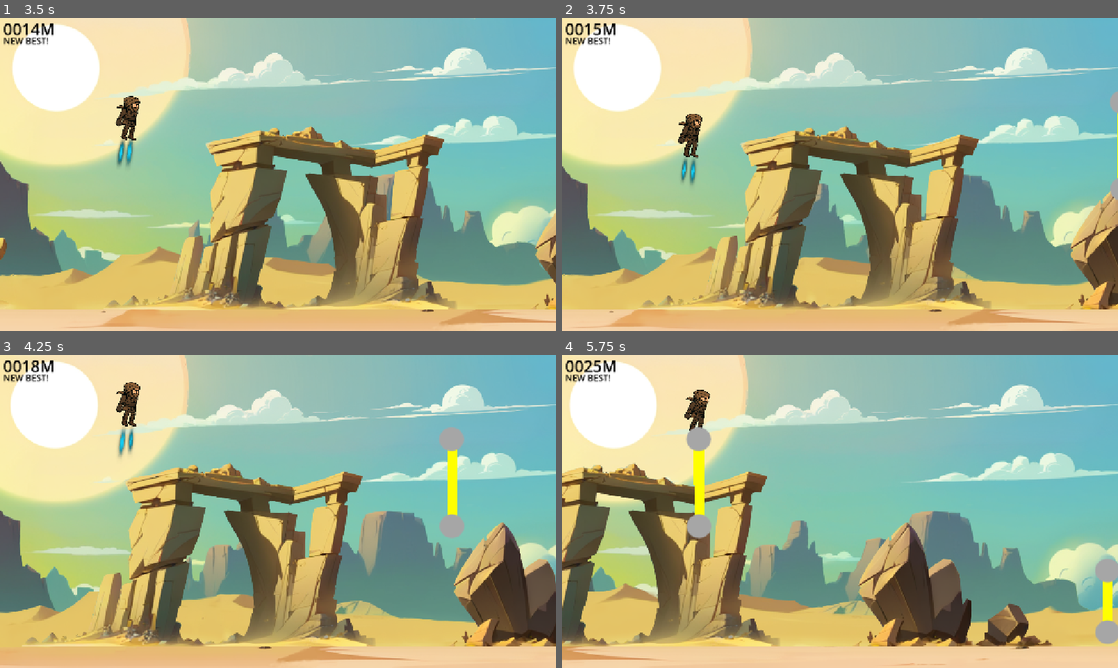
Above: before the commit, frames 1-4 (two rows, left to right).
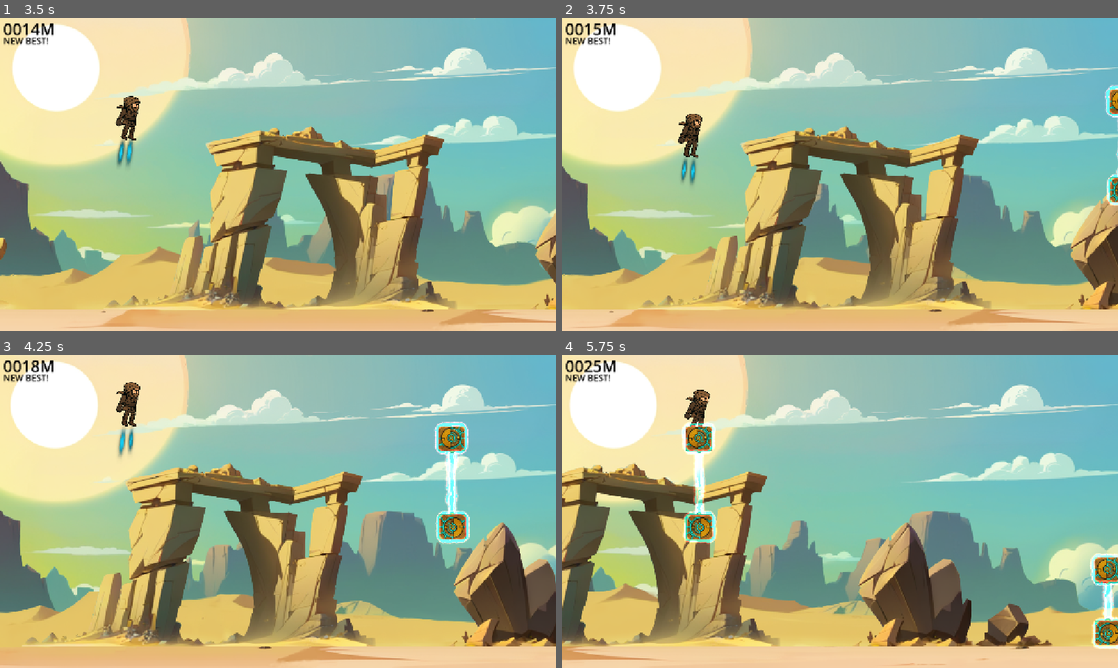
Above: after the commit, the same moments.

Repository: snowfrogdev/jetpack-joyride-clone
Game: Godot game, scene res://main.tscn
Same seed, same stepped clock (60 frames per second), same inputs: the game is played once before the commit and once after it.
Inputs:
- Up to frame 1 (3.5 s): tap Enter (ui_accept) at 0.5, 0.77, 1.52, 3.02 s; hold Space (Boost) 0.53-1.28 s; tap Space (Boost) at 1.35, 2.85 s; hold Space (Boost) 2.03-2.78 s
- Up to frame 2 (3.75 s): hold Space (Boost) from 3.53 s (still down)
- Up to frame 3 (4.25 s): keep holding Space (Boost); tap Enter (ui_accept) at 3.77 s
- Up to frame 4 (5.75 s): release Space (Boost) at 4.28 s; tap Space (Boost) at 4.35 s; tap Enter (ui_accept) at 4.52 s; hold Space (Boost) from 5.03 s (still down)

Frame 1 is identical in both runs. In frame 2, 0.4% of the frame differs, in the area x 97-100%, y 21-60%; in frame 3, 1.6%; in frame 4, 2.7%, in the area x 21-100%, y 21-94%.

Commit message:
Add suncore relay assets and shaders; refactor sun core relays logic and scene structure

Diff:
--- /dev/null
+++ b/hazards/sun_core_beam.gdshader
@@ -0,0 +1,113 @@
+/*
+Shader from Godot Shaders - the free shader library.
+godotshaders.com/shader/energy-beams
+
+This shader is under CC0 license. Feel free to use, improve and
+change this shader according to your needs and consider sharing
+the modified result to godotshaders.com.
+*/
+
+shader_type canvas_item;
+render_mode blend_add; // Remove this if you want to use HDR glow instead (use "Glow" and "Outline Glow" sliders)
+
+uniform int beams = 2; // How many beams the energy field should have
+
+uniform float energy = 3.0; // How much the beams will travel up and down
+uniform int roughness : hint_range(1, 10) = 3; // How compact the noise texture will be
+uniform int frequency = 10; // Amount of "ripples" in the beams
+
+uniform float speed = 1.0; // Animation speed
+uniform float thickness : hint_range(0.0, 0.1) = 0.006; // Thickness of the main beam
+uniform float outline_thickness : hint_range(0.0, 0.1) = 0.03; //Thickness of the outline color
+uniform float beam_difference : hint_range(0.0, 1.0) = 0.0; // The thickness difference between the main beam and the other, if there are more than one beam. The closer to 1 the smaller the thickness difference.
+
+uniform float glow : hint_range(0.0, 3.0) = 0.0; // Use together with WorldEnvironment's Glow feature
+uniform float outline_glow : hint_range(0.0, 3.0) = 0.0;
+
+uniform vec4 color : source_color = vec4(0.91, 1.0, 1.0, 1.0);
+uniform vec4 outline_color : source_color = vec4(0.5, 1.0, 0.96, 1.0);
+
+uniform float progress : hint_range(0.0, 1.0) = 1.0;
+
+uniform float y_offset : hint_range (-0.5, 0.5) = 0.0; // Position of the beam
+uniform float fixed_edge_size : hint_range(0.0, 0.5) = 0.05; // How close to the edge should the beam be still before the animatino starts
+uniform vec2 noise_scale = vec2(1.0); // If the object (for example the ColorRect or Sprite node) is compressed use this to compensate for the noise texture being compressed.
+
+float random(vec2 uv) {
+    return fract(sin(dot(uv.xy,
+        vec2(12.9898,78.233))) *
+            43758.5453123);
+}
+
+float noise(vec2 uv) {
+    vec2 uv_index = floor(uv);
+    vec2 uv_fract = fract(uv);
+
+    // Four corners in 2D of a tile
+    float a = random(uv_index);
+    float b = random(uv_index + vec2(1.0, 0.0));
+    float c = random(uv_index + vec2(0.0, 1.0));
+    float d = random(uv_index + vec2(1.0, 1.0));
+
+    vec2 blur = smoothstep(0.0, 1.0, uv_fract);
+
+    return mix(a, b, blur.x) +
+            (c - a) * blur.y * (1.0 - blur.x) +
+            (d - b) * blur.x * blur.y;
+}
+
+float fbm(vec2 uv, float time) {
+    int octaves = roughness;
+    float amp = 0.01 * energy * progress;
+    float freq = float(frequency);
+	float value = 0.0;
+
+    for(int i = 0; i < octaves; i++) {
+        value += amp * noise(freq * vec2(uv.x, uv.y + time));
+        amp *= 0.5;
+        freq *= 2.0;
+    }
+    return value;
+}
+
+vec4 difference(vec4 base, vec4 blend){
+	return abs(base - blend);
+}
+
+vec4 bolt(vec2 uv, float time, float i)
+{
+	// Setup the beam locking to the edges.
+	float falloff = smoothstep(0.0, fixed_edge_size, uv.x) * smoothstep(0.0, fixed_edge_size, 1.0 - uv.x);
+
+	// Use Fractal Brownian Motion to create a "cloud texture" and use Difference blend mode to make the beam
+	vec4 clouds = vec4(fbm((uv + vec2(i) ) * noise_scale, time * speed)) * falloff;
+	vec4 diff_clouds = difference(clouds, vec4(uv.y - 0.5 + y_offset + (uv.y * falloff * 0.02 * energy * progress)));
+
+	// Create a new noise to mask the beams on low "progress" values. To make a "turn-off" effect more visually interesting.
+	vec4 clouds2 = vec4(fbm((uv * 2.0) * noise_scale, time * 1.)) * 5.0;
+	diff_clouds += smoothstep(0.0, 0.8, clouds2) * 0.1 * (1.-progress);
+
+	// Set thickness of the beams. First beam is the Thickness size and all following beams are sized with beam_difference
+	float thickness2 =  1. - ( thickness / (min(i + beam_difference, 1.0) + (1.0-beam_difference))) * progress ;
+	vec4 beam = clamp(smoothstep(thickness2, thickness2 + 0.005 * progress, 1.0 - diff_clouds), vec4(0.0), vec4(1.0));
+
+	//Set the beam outlines
+	vec4 beam_outline;
+	float outline = thickness2 - (outline_thickness * progress);
+	beam_outline = clamp(smoothstep(outline, outline + 0.04, 1.0 - diff_clouds), 0.0, 1.0);
+	beam_outline = clamp(beam_outline - beam, 0.0, 1.0);
+
+	// Merge the beam and the outline and return to the fragment function
+	return (beam * (color + vec4(glow, glow, glow, 0.))) + (beam_outline * (outline_color + vec4(outline_glow, outline_glow, outline_glow, 0.)));
+}
+
+void fragment()
+{
+	vec4 beam = vec4(0.0);
+
+	for (int i = 0; i < beams; i++){
+		beam = max(beam, bolt(UV, TIME, float(i)));
+	}
+
+	COLOR = beam;
+}
--- a/hazards/sun_core_relays.gd
+++ b/hazards/sun_core_relays.gd
@@ -16,10 +16,10 @@
 
 func _process(_delta):
   if Engine.is_editor_hint():
-    beam_path.width = beam_width
     center_self()
 
   update_beam_transform()
+  update_node_rotations()
 
 func center_self():
   if not (start_node and end_node):
@@ -48,14 +48,59 @@
   var center = start_pos + dir / 2.0
   var angle = dir.angle()
 
-  # Check if the shape is valid before modifying it
+  # Update collision shape
   assert(beam_collision_shape.shape and beam_collision_shape.shape is RectangleShape2D, "Beam shape is not a RectangleShape2D or is invalid.")
   var shape = beam_collision_shape.shape as RectangleShape2D
-  shape.size = Vector2(length, beam_width) # Use the editable beam width
+  shape.size = Vector2(length + 50, beam_width)
   beam_collision_shape.position = center
   beam_collision_shape.rotation = angle
 
-  # Update the beam line points
-  beam_path.clear_points()
-  beam_path.add_point(start_node.position)
-  beam_path.add_point(end_node.position)
+  # Reset the beam's transform so we can work with local coordinates
+  beam_path.scale = Vector2(1, 1) # Reset scale to apply it correctly later
+  beam_path.rotation = 0
+  beam_path.position = Vector2.ZERO
+
+  # Calculate half width for the beam
+  var half_width = beam_width / 2.0
+
+  # Create a rectangle aligned with the x-axis
+  var points = PackedVector2Array([
+    Vector2(-length / 2, -half_width), # Top left
+    Vector2(length / 2, -half_width), # Top right
+    Vector2(length / 2, half_width), # Bottom right
+    Vector2(-length / 2, half_width) # Bottom left
+  ])
+
+  # Set the polygon points
+  beam_path.polygon = points
+
+  # Position and rotate the beam properly
+  beam_path.position = center
+  beam_path.rotation = angle
+
+  # Re-apply the vertical scale that was in the original scene
+  beam_path.scale.y = 10.25
+
+  # Update UVs to maintain proper texture mapping
+  var uvs = PackedVector2Array([
+    Vector2(0, 0), # Top left
+    Vector2(1, 0), # Top right
+    Vector2(1, 1), # Bottom right
+    Vector2(0, 1) # Bottom left
+  ])
+  beam_path.uv = uvs
+
+func update_node_rotations():
+  if not (start_node and end_node):
+    return
+
+  # Calculate direction vectors
+  var beam_direction = end_node.position - start_node.position
+
+  # Rotate start node to face toward the end node
+  # The -PI/2 offset is to account for the original sprite orientation
+  start_node.rotation = beam_direction.angle() - PI / 2
+
+  # Rotate end node to face toward the start node (opposite direction)
+  # The PI/2 offset is to account for the original sprite orientation
+  end_node.rotation = beam_direction.angle() + PI / 2
--- /dev/null
+++ b/hazards/sun_core_relays.gdshader
@@ -0,0 +1,116 @@
+shader_type canvas_item;
+render_mode blend_add;
+
+uniform float padding_left = 0.05;
+uniform float padding_right = 0.05;
+uniform float padding_top = 0.05;
+uniform float padding_bottom = 0.05;
+uniform float corner_radius = 0.05;
+
+uniform float energy = 3.0;
+uniform int roughness : hint_range(1, 10) = 3;
+uniform int frequency = 10;
+
+uniform float speed = 1.0;
+uniform float thickness : hint_range(0.0, 0.1) = 0.006;
+uniform float outline_thickness : hint_range(0.0, 0.1) = 0.03;
+uniform float glow : hint_range(0.0, 3.0) = 0.0;
+uniform float outline_glow : hint_range(0.0, 3.0) = 0.0;
+
+uniform vec4 color : source_color = vec4(0.91, 1.0, 1.0, 1.0);
+uniform vec4 outline_color : source_color = vec4(0.5, 1.0, 0.96, 1.0);
+uniform float progress : hint_range(0.0, 1.0) = 1.0;
+
+uniform vec2 noise_scale = vec2(1.0);
+
+float random(vec2 uv) {
+    return fract(sin(dot(uv.xy, vec2(12.9898,78.233))) * 43758.5453123);
+}
+
+float noise(vec2 uv) {
+    vec2 uv_index = floor(uv);
+    vec2 uv_fract = fract(uv);
+    float a = random(uv_index);
+    float b = random(uv_index + vec2(1.0, 0.0));
+    float c = random(uv_index + vec2(0.0, 1.0));
+    float d = random(uv_index + vec2(1.0, 1.0));
+    vec2 blur = smoothstep(0.0, 1.0, uv_fract);
+    return mix(a, b, blur.x) + (c - a) * blur.y * (1.0 - blur.x) + (d - b) * blur.x * blur.y;
+}
+
+float fbm(float t, float time) {
+    int octaves = roughness;
+    float amp = 0.01 * energy * progress;
+    float freq = float(frequency);
+    float value = 0.0;
+    for (int i = 0; i < octaves; i++) {
+        value += amp * noise(vec2(t * freq, time * freq));
+        amp *= 0.5;
+        freq *= 2.0;
+    }
+    return value;
+}
+
+float sdRoundRect(vec2 p, vec2 b, float r) {
+    vec2 q = abs(p) - b + vec2(r);
+    return length(max(q,0.0)) + min(max(q.x,q.y),0.0) - r;
+}
+
+// Given uv in 0..1, map to rectangle
+void compute_distance_and_progress(vec2 uv, out float distance, out float t) {
+    float l = padding_left;
+    float r = 1.0 - padding_right;
+    float b = padding_bottom;
+    float t_top = 1.0 - padding_top;
+
+    vec2 rect_center = vec2((l + r) * 0.5, (b + t_top) * 0.5);
+    vec2 half_size = vec2((r - l) * 0.5, (t_top - b) * 0.5);
+
+    vec2 local = uv - rect_center;
+
+    // Signed distance
+    distance = sdRoundRect(local, half_size, corner_radius);
+
+    // Compute progress along path
+    float angle = atan(local.y, local.x);
+    float norm_x = clamp((uv.x - l) / (r - l), 0.0, 1.0);
+    float norm_y = clamp((uv.y - b) / (t_top - b), 0.0, 1.0);
+
+    if (abs(local.y) >= half_size.y && abs(local.x) <= half_size.x) {
+        // Top or bottom edge
+        t = (uv.x - l) / (r - l);
+        if (local.y < 0.0) t = 0.5 + (1.0 - t);
+    }
+    else if (abs(local.x) >= half_size.x && abs(local.y) <= half_size.y) {
+        // Left or right edge
+        t = (uv.y - b) / (t_top - b);
+        if (local.x < 0.0) t = 0.75 + (1.0 - t);
+        else t = 0.25 + t;
+    }
+    else {
+        // Corner → estimate t using angle
+        t = (angle + 3.14159265) / (2.0 * 3.14159265);
+    }
+}
+
+vec4 compute_beam(float diff, float thickness2) {
+    float beam = clamp(smoothstep(thickness2, thickness2 + 0.005 * progress, 1.0 - diff), 0.0, 1.0);
+    float outline = thickness2 - outline_thickness;
+    float beam_outline = clamp(smoothstep(outline, outline + 0.04, 1.0 - diff), 0.0, 1.0);
+    beam_outline = clamp(beam_outline - beam, 0.0, 1.0);
+    return (beam * (color + vec4(glow))) + (beam_outline * (outline_color + vec4(outline_glow)));
+}
+
+void fragment() {
+    float distance_to_path;
+    float progress_along_path;
+
+    compute_distance_and_progress(UV, distance_to_path, progress_along_path);
+
+    float n = fbm(progress_along_path, TIME * speed);
+    float diff = abs(distance_to_path - n);
+
+    float thickness2 = 1.0 - thickness;
+
+    COLOR = compute_beam(diff, thickness2);
+}
--- a/hazards/sun_core_relays.tscn
+++ b/hazards/sun_core_relays.tscn
@@ -1,41 +1,102 @@
-[gd_scene load_steps=4 format=3 uid="uid://bofack50w2ncn"]
+[gd_scene load_steps=10 format=3 uid="uid://bofack50w2ncn"]
 
-[ext_resource type="Texture2D" uid="uid://bp65ekimrswq3" path="res://assets/relay_placeholder.png" id="1_4qw7h"]
 [ext_resource type="Script" uid="uid://bbshymeemmvwh" path="res://hazards/sun_core_relays.gd" id="1_pcxc2"]
+[ext_resource type="Texture2D" uid="uid://bgxaicew036cs" path="res://assets/suncore_relay.png" id="2_4tqej"]
+[ext_resource type="Shader" uid="uid://dhjauhskmx7c0" path="res://hazards/sun_core_beam.gdshader" id="2_h3245"]
+[ext_resource type="Shader" uid="uid://cigbbue3j7u24" path="res://hazards/sun_core_relays.gdshader" id="3_vgy54"]
 
-[sub_resource type="RectangleShape2D" id="RectangleShape2D_4tqej"]
-size = Vector2(240, 24)
+[sub_resource type="ShaderMaterial" id="ShaderMaterial_h3245"]
+shader = ExtResource("2_h3245")
+shader_parameter/beams = 3
+shader_parameter/energy = 3.0
+shader_parameter/roughness = 10
+shader_parameter/frequency = 10
+shader_parameter/speed = 0.765
+shader_parameter/thickness = 0.044
+shader_parameter/outline_thickness = 0.026
+shader_parameter/beam_difference = 0.06
+shader_parameter/glow = 0.0
+shader_parameter/outline_glow = 0.0
+shader_parameter/color = Color(0, 0.61, 0.538833, 1)
+shader_parameter/outline_color = Color(0.95, 0.2565, 0.2565, 1)
+shader_parameter/progress = 1.0
+shader_parameter/y_offset = 0.0
+shader_parameter/fixed_edge_size = 0.05
+shader_parameter/noise_scale = Vector2(1, 1)
+
+[sub_resource type="PlaceholderTexture2D" id="PlaceholderTexture2D_h3245"]
+
+[sub_resource type="ShaderMaterial" id="ShaderMaterial_vgy54"]
+shader = ExtResource("3_vgy54")
+shader_parameter/padding_left = 0.27
+shader_parameter/padding_right = 0.27
+shader_parameter/padding_top = 0.28
+shader_parameter/padding_bottom = 0.28
+shader_parameter/corner_radius = 0.1
+shader_parameter/energy = 2.0
+shader_parameter/roughness = 10
+shader_parameter/frequency = 10
+shader_parameter/speed = 0.765
+shader_parameter/thickness = 0.026
+shader_parameter/outline_thickness = 0.033
+shader_parameter/glow = 0.0
+shader_parameter/outline_glow = 0.0
+shader_parameter/color = Color(0, 0.611765, 0.537255, 1)
+shader_parameter/outline_color = Color(0.94902, 0.254902, 0.254902, 1)
+shader_parameter/progress = 1.0
+shader_parameter/noise_scale = Vector2(1, 1)
+
+[sub_resource type="PlaceholderTexture2D" id="PlaceholderTexture2D_me3o8"]
+
+[sub_resource type="RectangleShape2D" id="RectangleShape2D_me3o8"]
+size = Vector2(290, 24)
 
 [node name="SunCoreRelays" type="Node2D" groups=["hazard"]]
 script = ExtResource("1_pcxc2")
 beam_width = 24.0
 
-[node name="Beam" type="Line2D" parent="."]
-points = PackedVector2Array(-120, 0, 120, 0)
-width = 24.0
-default_color = Color(1, 1, 0, 1)
-metadata/_edit_lock_ = true
+[node name="Beam" type="Polygon2D" parent="."]
+material = SubResource("ShaderMaterial_h3245")
+scale = Vector2(1, 10.25)
+texture = SubResource("PlaceholderTexture2D_h3245")
+polygon = PackedVector2Array(-120, -12, 120, -12, 120, 12, -120, 12)
+uv = PackedVector2Array(0, 0, 1, 0, 1, 1, 0, 1)
 
 [node name="StartNode" type="Node2D" parent="."]
 position = Vector2(-120, 0)
+rotation = -1.5708
 metadata/_edit_group_ = true
 
 [node name="Sprite2D" type="Sprite2D" parent="StartNode"]
-texture = ExtResource("1_4qw7h")
-metadata/_edit_lock_ = true
+texture = ExtResource("2_4tqej")
+
+[node name="Beams" type="Polygon2D" parent="StartNode"]
+material = SubResource("ShaderMaterial_vgy54")
+position = Vector2(-1, -2)
+texture = SubResource("PlaceholderTexture2D_me3o8")
+polygon = PackedVector2Array(64, -64, 64, 64, -64, 64, -64, -64)
+uv = PackedVector2Array(0.98425, 0.0198125, 0.985452, 0.985168, 0.0155001, 0.98175, 0.0167022, 0.016418)
 
 [node name="EndNode" type="Node2D" parent="."]
 position = Vector2(120, 0)
+rotation = 1.5708
 metadata/_edit_group_ = true
 
 [node name="Sprite2D" type="Sprite2D" parent="EndNode"]
-texture = ExtResource("1_4qw7h")
-metadata/_edit_lock_ = true
+texture = ExtResource("2_4tqej")
+
+[node name="Beams" type="Polygon2D" parent="EndNode"]
+material = SubResource("ShaderMaterial_vgy54")
+position = Vector2(-1, -2)
+texture = SubResource("PlaceholderTexture2D_me3o8")
+polygon = PackedVector2Array(64, -64, 64, 64, -64, 64, -64, -64)
+uv = PackedVector2Array(0.98425, 0.0198125, 0.985452, 0.985168, 0.0155001, 0.98175, 0.0167022, 0.016418)
 
 [node name="Collider" type="Area2D" parent="."]
+visible = false
 collision_layer = 2
 metadata/_edit_lock_ = true
 
 [node name="CollisionShape2D" type="CollisionShape2D" parent="Collider" groups=["hazard"]]
-shape = SubResource("RectangleShape2D_4tqej")
+shape = SubResource("RectangleShape2D_me3o8")
 metadata/_edit_lock_ = true
--- a/segments/segment_00.tscn
+++ b/segments/segment_00.tscn
@@ -3,7 +3,7 @@
 [ext_resource type="PackedScene" uid="uid://cypn3paix6woh" path="res://segments/base_segment.tscn" id="1_lpegg"]
 
 [sub_resource type="RectangleShape2D" id="RectangleShape2D_lpegg"]
-size = Vector2(200.625, 24)
+size = Vector2(250.626, 24)
 
 [node name="Segment00" instance=ExtResource("1_lpegg")]
 
@@ -14,13 +14,16 @@
 position = Vector2(3737.94, 398.313)
 
 [node name="Beam" parent="SunCoreRelays" index="0"]
-points = PackedVector2Array(-0.0625, 100.313, 0.0625, -100.313)
+rotation = -1.57017
+polygon = PackedVector2Array(-100.313, -12, 100.313, -12, 100.313, 12, -100.313, 12)
 
 [node name="StartNode" parent="SunCoreRelays" index="1"]
 position = Vector2(-0.0625, 100.313)
+rotation = -3.14097
 
 [node name="EndNode" parent="SunCoreRelays" index="2"]
 position = Vector2(0.0625, -100.313)
+rotation = 0.000623063
 
 [node name="CollisionShape2D" parent="SunCoreRelays/Collider" index="0"]
 rotation = -1.57017
Binary file removed: assets/relay_placeholder.png
Not shown, removed: assets/relay_placeholder.png.import
Binary file added: assets/suncore_relay.png
Not shown, added: assets/suncore_relay.png.import
Not shown, added: hazards/sun_core_beam.gdshader.uid
Not shown, added: hazards/sun_core_relays.gdshader.uid
Not shown, added: assets/suncore_relay.png~
Not shown, removed: assets_src/graphics/.jetpack_joyride_clone.kra-autosave.kra
Not shown, changed: assets_src/graphics/jetpack_joyride_clone.kra
Not shown, changed: assets_src/graphics/jetpack_joyride_clone.kra~
Not shown, added: assets_src/graphics/suncore_relay.kra
Not shown, added: assets_src/graphics/suncore_relay.kra~
